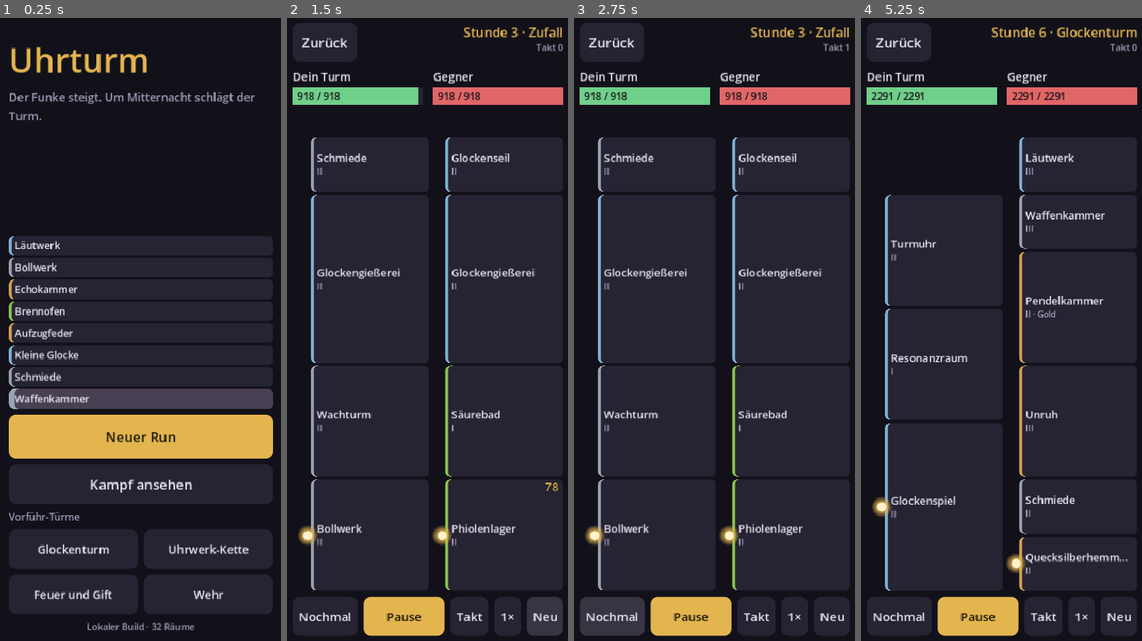
Above: before the commit, frames 1-4 (left to right).
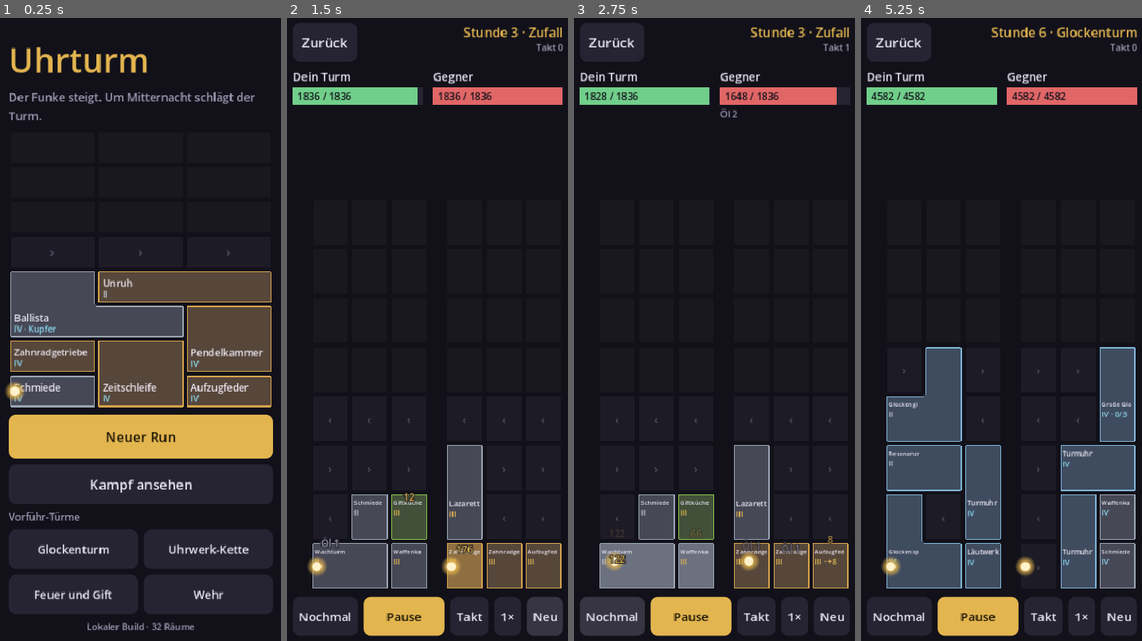
Above: after the commit, the same moments.

Repository: j4nric/auto-battle
Game: Godot game, scene res://scenes/main.tscn
Two runs of this game, one before a commit and one after it. Both use one fixed random seed, a clock stepped at 60 frames per second and the inputs below.
Inputs:
- Up to frame 1 (0.25 s): no input
- Up to frame 2 (1.5 s): click "Kampf ansehen" at 0.5 s; click "Neu" at 1.25 s
- Up to frame 3 (2.75 s): click "Nochmal" at 2 s
- Up to frame 4 (5.25 s): click "Nochmal" at 2.75 s; click "Nochmal" at 3.5 s; click "Zurück" at 4.25 s; click "Glockenturm" at 5 s

The runs differ from the first frame. In frame 1, 21% of the frame differs, in the area x 1-98%, y 35-63%; in frame 2, 29%; in frame 3, 29%; in frame 4, 33%, in the area x 3-99%, y 11-92%.
Error before the commit: Cannot call method 'queue_free' on a null value. (res://scripts/ui/tower_view.gd:240)

Commit message:
Start screen, "Kampf ansehen" and showcases use the grid
- The idle tower on the start screen is a grid (Uhrwerk-Kette showcase), the
  spark walks the snake path and lights the rooms it enters
- "Kampf ansehen" pits two random grid towers against each other
- The four showcases are hand-placed grid towers that build their recipes
  (Glockenspiel, Zeitschleife, Höllenküche)
- Room count on the start screen counts raster.json

Co-Authored-By: Claude Opus 5.5 <noreply@anthropic.com>
Claude-Session: https://claude.ai/code/session_01QwYqqhMmgv2Hvsj6QZ7XPB

Diff:
--- a/game/scripts/main.gd
+++ b/game/scripts/main.gd
@@ -1,13 +1,13 @@
 extends Control
-## Start screen: title, a small idle tower with the climbing spark, the way into a fight and the
-## build info. A long press on the title opens the debug menu (seed, hour, scenario).
+## Start screen: title, a small idle grid tower with the spark walking its snake path, the way
+## into a run or a fight and the build info. A long press on the title opens the debug menu (seed, hour, scenario).
 
 const TICK := 0.6
 const LONG_PRESS := 0.7
-## Room ids from the shared content file; names and guild colours come from res://data/content.json.
-const FLOORS := ["waffenkammer", "schmiede", "kleineGlocke", "feder", "brennofen", "echo", "bollwerk", "laeutwerk"]
-
-var floor_panels: Array[PanelContainer] = []
+## The idle tower is a showcase (UhrScenarios), shown with the rows it has at that hour.
+const DECO_SHOWCASE := 1
+
+var deco: GridView
 var spark := 0
 var debug_panel: PanelContainer
 var debug_seed := 1
@@ -41,16 +41,11 @@
 	col.add_child(title)
 	col.add_child(UhrStyle.label("Der Funke steigt. Um Mitternacht schlägt der Turm.", 15, UhrStyle.MUTED))
 
-	var tower := VBoxContainer.new()
-	tower.size_flags_vertical = Control.SIZE_EXPAND_FILL
-	tower.alignment = BoxContainer.ALIGNMENT_END
-	tower.add_theme_constant_override("separation", 3)
-	col.add_child(tower)
-	# Floor 0 is the foundation and sits at the bottom, so add from the top down.
-	for i in range(FLOORS.size() - 1, -1, -1):
-		var p := _floor_panel(UhrContent.room(FLOORS[i]))
-		tower.add_child(p)
-		floor_panels.push_front(p)
+	deco = GridView.new()
+	deco.size_flags_vertical = Control.SIZE_EXPAND_FILL
+	deco.mouse_filter = Control.MOUSE_FILTER_IGNORE
+	col.add_child(deco)
+	deco.setup(UhrScenarios.showcase_tower(DECO_SHOWCASE))
 
 	# The run is the 3-wide grid (ADR 0008). Saves of the old single column are no longer offered.
 	var saved := UhrRasterSession.saved_summary()
@@ -81,7 +76,7 @@
 		grid.add_child(b)
 	col.add_child(grid)
 
-	var rooms_total: int = UhrContent.data().rooms.size()
+	var rooms_total: int = UhrContent.raster().rooms.size()
 	var info := UhrStyle.label("%s · %d Räume" % [_build_info(), rooms_total], 12, UhrStyle.MUTED)
 	info.horizontal_alignment = HORIZONTAL_ALIGNMENT_CENTER
 	col.add_child(info)
@@ -91,6 +86,7 @@
 	timer.autostart = true
 	timer.timeout.connect(_on_tick)
 	add_child(timer)
+	await get_tree().process_frame
 	_light(0)
 
 
@@ -114,23 +110,22 @@
 
 
 func _on_tick() -> void:
-	spark = (spark + 1) % floor_panels.size()
+	var steps: int = deco._path_cells.size()
+	if steps == 0:
+		return
+	spark = (spark + 1) % steps
 	_light(spark)
 
 
+## Moves the spark to a step of the path and lights the room it enters.
 func _light(index: int) -> void:
-	for i in floor_panels.size():
-		var box: StyleBoxFlat = floor_panels[i].get_theme_stylebox("panel")
-		box.bg_color = UhrStyle.PANEL_LIT if i == index else UhrStyle.PANEL
-		box.border_width_left = 8 if i == index else 4
-
-
-func _floor_panel(room: Dictionary) -> PanelContainer:
-	var p := PanelContainer.new()
-	p.add_theme_stylebox_override("panel", UhrStyle.box(UhrStyle.PANEL, 6, 4, UhrStyle.guild_color(room.guild)))
-	p.custom_minimum_size.y = 26
-	p.add_child(UhrStyle.label(room.name, 13, UhrStyle.TEXT, false))
-	return p
+	deco.apply_frame({ "rooms": [], "sparks": [index] }, TICK * 0.8 if index > 0 else 0.0)
+	if deco._path_cells.is_empty():
+		return
+	var cell: Array = deco._path_cells[index]
+	var owner: int = UhrRasterTower._occupancy(deco.tower)[int(cell[1]) * UhrRasterTower.WIDTH + int(cell[0])]
+	if owner >= 0:
+		deco.flash(owner)
 
 
 ## build_info.json is written by CI right before the export; locally it is missing.
--- a/game/scripts/scenarios.gd
+++ b/game/scripts/scenarios.gd
@@ -1,28 +1,48 @@
 class_name UhrScenarios
 extends RefCounted
-## Fight setups for the combat screen until the run loop arrives (M3): a few showcase towers
-## and random matchups from a seed. Not game rules, only test setups; deterministic per seed.
+## Fight setups for "Kampf ansehen" and the showcase towers on the start screen: grid towers
+## (ADR 0008). Not game rules, only demo setups; deterministic per seed.
 
-## Integrity per hour, same table as HP_TABLE in lab/src/run/run.ts.
-const HP_TABLE := [80, 260, 555, 918, 1334, 1793, 2291, 2824, 3388, 3981, 4601, 5247, 5916, 6608]
-
+## Showcases: hand-placed grid towers. x/y is the cell of the room's first shape cell after
+## rotation (row 0 is the foundation), rot as in UhrContent.cells_of.
 const SHOWCASES := [
 	{ "name": "Glockenturm", "hour": 6, "rooms": [
-		{ "id": "glockenseil", "tier": 1 }, { "id": "kleineGlocke", "tier": 1 }, { "id": "grosseGlocke", "tier": 1 },
-		{ "id": "resonanz", "tier": 0 }, { "id": "turmuhr", "tier": 1 } ] },
+		{ "id": "kleineGlocke", "tier": 3, "x": 0, "y": 0 },
+		{ "id": "glockenseil", "tier": 3, "x": 1, "y": 0 },
+		{ "id": "laeutwerk", "tier": 3, "x": 2, "y": 0 },
+		{ "id": "grosseGlocke", "tier": 3, "x": 0, "y": 1, "rot": 1 },
+		{ "id": "turmuhr", "tier": 3, "x": 2, "y": 1 },
+		{ "id": "resonanz", "tier": 1, "x": 0, "y": 2 },
+		{ "id": "giesserei", "tier": 1, "x": 0, "y": 3 } ] },
 	{ "name": "Uhrwerk-Kette", "hour": 6, "rooms": [
-		{ "id": "schmiede", "tier": 1 }, { "id": "ballista", "tier": 1, "alloy": "kupfer" },
-		{ "id": "quecksilber", "tier": 0 }, { "id": "echo", "tier": 1 }, { "id": "feder", "tier": 1 } ] },
+		{ "id": "schmiede", "tier": 3, "x": 0, "y": 0 },
+		{ "id": "quecksilber", "tier": 1, "x": 1, "y": 0 },
+		{ "id": "feder", "tier": 3, "x": 2, "y": 0 },
+		{ "id": "zahnrad", "tier": 3, "x": 0, "y": 1 },
+		{ "id": "echo", "tier": 3, "x": 1, "y": 1 },
+		{ "id": "pendel", "tier": 3, "x": 2, "y": 1 },
+		{ "id": "ballista", "tier": 3, "x": 0, "y": 2, "alloy": "kupfer" },
+		{ "id": "unruh", "tier": 1, "x": 1, "y": 3 } ] },
 	{ "name": "Feuer und Gift", "hour": 6, "rooms": [
-		{ "id": "brennofen", "tier": 1 }, { "id": "giftkueche", "tier": 1 }, { "id": "salamander", "tier": 1 },
-		{ "id": "katalysator", "tier": 1 }, { "id": "phiolen", "tier": 0 } ] },
+		{ "id": "brennofen", "tier": 2, "x": 0, "y": 0 },
+		{ "id": "salamander", "tier": 2, "x": 1, "y": 0 },
+		{ "id": "katalysator", "tier": 2, "x": 2, "y": 0 },
+		{ "id": "giftkueche", "tier": 2, "x": 0, "y": 1 },
+		{ "id": "phiolen", "tier": 1, "x": 2, "y": 1, "rot": 1 },
+		{ "id": "destille", "tier": 1, "x": 0, "y": 2 },
+		{ "id": "rostkammer", "tier": 2, "x": 0, "y": 3 },
+		{ "id": "saeurebad", "tier": 1, "x": 1, "y": 3 } ] },
 	{ "name": "Wehr", "hour": 6, "rooms": [
-		{ "id": "schmiede", "tier": 1 }, { "id": "ballista", "tier": 1 }, { "id": "bollwerk", "tier": 1 },
-		{ "id": "lazarett", "tier": 0 } ] },
+		{ "id": "waffenkammer", "tier": 2, "x": 0, "y": 0 },
+		{ "id": "schmiede", "tier": 2, "x": 1, "y": 0 },
+		{ "id": "wachturm", "tier": 2, "x": 2, "y": 0 },
+		{ "id": "ballista", "tier": 2, "x": 0, "y": 1 },
+		{ "id": "bollwerk", "tier": 2, "x": 1, "y": 2 },
+		{ "id": "lazarett", "tier": 1, "x": 0, "y": 3 } ] },
 ]
 
 
-## A complete matchup. kind: "random" or a showcase index. Returns
+## A complete matchup: a showcase or, with showcase < 0, two random grid towers. Returns
 ## { title, hour, mine: tower, foe: tower, hp_mine, hp_foe, seed }.
 static func build(seed: int, showcase := -1, hour := 0) -> Dictionary:
 	var rng := UhrRng.new(UhrRng.hash_seed(["scenario", seed]))
@@ -30,44 +50,28 @@
 	var title: String
 	if showcase >= 0 and showcase < SHOWCASES.size():
 		var sc: Dictionary = SHOWCASES[showcase]
-		mine = _tower(sc.rooms.duplicate(true))
-		title = sc.name
 		if hour <= 0:
 			hour = int(sc.hour)
+		mine = showcase_tower(showcase, hour)
+		title = sc.name
 	else:
 		if hour <= 0:
 			hour = 3 + rng.next_int(8)
-		mine = random_tower(rng, hour)
+		mine = UhrRasterRun.generate_rival(UhrRng.hash_seed(["scenario-a", seed]), hour, 1.0).tower
 		title = "Zufall"
-	var foe := random_tower(rng, hour)
-	var hp: int = HP_TABLE[hour]
-	return { "title": title, "hour": hour, "mine": mine, "foe": foe, "hp_mine": hp, "hp_foe": hp, "seed": seed }
+	var foe: Dictionary = UhrRasterRun.generate_rival(UhrRng.hash_seed(["scenario-b", seed]), hour, 1.0)
+	var hp := UhrRasterRun.player_hp(hour)
+	return { "title": title, "hour": hour, "mine": mine, "foe": foe.tower, "hp_mine": hp, "hp_foe": int(foe.hp), "seed": seed }
 
 
-## Fills 8 floors, mostly from one guild, tiers growing with the hour.
-static func random_tower(rng: UhrRng, hour: int) -> Dictionary:
-	var shop: Array = UhrContent.data().rooms.filter(func(r: Dictionary) -> bool: return not r.get("fusion", false))
-	var guilds: Array = UhrContent.data().guilds.keys()
-	var guild: String = rng.pick(guilds)
-	var own: Array = shop.filter(func(r: Dictionary) -> bool: return r.guild == guild)
+## The showcase as a grid tower with the rows of the given hour, recipes already fused.
+static func showcase_tower(index: int, hour := 0) -> Dictionary:
+	var sc: Dictionary = SHOWCASES[index]
+	if hour <= 0:
+		hour = int(sc.hour)
 	var rooms: Array = []
-	var used := 0
-	var base := (hour - 1) / 3.0
-	for tries in 40:
-		if used >= UhrTower.BASE_FLOORS:
-			break
-		var def: Dictionary = rng.pick(own) if rng.chance(0.65) else rng.pick(shop)
-		# Distinct rooms only: in a run a duplicate upgrades the room instead of adding one.
-		if used + int(def.height) > UhrTower.BASE_FLOORS or rooms.any(func(x: Dictionary) -> bool: return x.id == def.id):
-			continue
-		var tier := mini(3, int(floorf(base + rng.next_float())))
-		var alloy: Variant = null
-		if hour >= 5 and rng.chance(0.15):
-			alloy = rng.pick(UhrContent.data().alloys).id
-		rooms.append({ "id": def.id, "tier": tier, "alloy": alloy })
-		used += int(def.height)
-	return _tower(rooms)
-
-
-static func _tower(rooms: Array) -> Dictionary:
-	return { "rooms": UhrTower.apply_fusions(rooms).rooms, "maxFloors": UhrTower.BASE_FLOORS }
+	for r in sc.rooms:
+		rooms.append({ "id": r.id, "tier": int(r.tier), "alloy": r.get("alloy", null),
+			"x": int(r.x), "y": int(r.y), "rot": int(r.get("rot", 0)) })
+	var t := UhrRasterTower.with_rooms(UhrRasterTower.empty_grid(UhrRasterTower.rows_for(hour)), rooms)
+	return UhrRasterTower.apply_fusions(t).tower
--- a/game/tests/test_scenarios.gd
+++ b/game/tests/test_scenarios.gd
@@ -1,5 +1,5 @@
 extends "res://tests/test_case.gd"
-## Combat screen setups: deterministic per seed, valid towers, every fight fully recorded.
+## Combat screen setups: deterministic per seed, valid grid towers, every fight fully recorded.
 
 
 func test_same_seed_same_setup() -> void:
@@ -7,22 +7,33 @@
 		check_eq(UhrScenarios.build(seed), UhrScenarios.build(seed), "seed %d" % seed)
 
 
-func test_towers_fit_and_fights_record_every_tick() -> void:
+func test_showcase_rooms_fit_their_cells() -> void:
+	for i in UhrScenarios.SHOWCASES.size():
+		var sc: Dictionary = UhrScenarios.SHOWCASES[i]
+		var t := UhrRasterTower.empty_grid(UhrRasterTower.rows_for(int(sc.hour)))
+		for r in sc.rooms:
+			check(UhrRasterTower.can_place(t, r.id, int(r.x), int(r.y), int(r.get("rot", 0))),
+				"%s: %s does not fit at %d,%d" % [sc.name, r.id, int(r.x), int(r.y)])
+			var rooms: Array = t.rooms.duplicate()
+			rooms.append({ "id": r.id, "tier": int(r.tier), "x": int(r.x), "y": int(r.y), "rot": int(r.get("rot", 0)) })
+			t = UhrRasterTower.with_rooms(t, rooms)
+
+
+func test_towers_are_grids_and_fights_record_every_tick() -> void:
 	for seed in 40:
 		for showcase in [-1, 0, 1, 2, 3]:
 			var s := UhrScenarios.build(seed, showcase)
 			for side in ["mine", "foe"]:
-				var used := UhrTower.floors_used(s[side].rooms)
-				check(used <= UhrTower.BASE_FLOORS and used > 0, "seed %d %s uses %d floors" % [seed, side, used])
+				check_eq(s[side].get("kind", ""), "grid", "seed %d %s is a grid" % [seed, side])
+				check(UhrRasterTower.used_cells(s[side]) > 0, "seed %d %s is empty" % [seed, side])
 			var res := UhrCombat.fight(s.mine, s.hp_mine, s.foe, s.hp_foe, true)
 			check_eq(res.frames.size(), int(res.ticks) + 1, "seed %d showcase %d frames" % [seed, showcase])
 			check(int(res.ticks) > 5, "seed %d showcase %d ends after %d ticks" % [seed, showcase, int(res.ticks)])
 
 
 func test_showcases_contain_their_fusion() -> void:
-	var bells := UhrScenarios.build(1, 0)
-	check(bells.mine.rooms.any(func(r: Dictionary) -> bool: return r.id == "glockenspiel"), "Glockenturm should fuse into a Glockenspiel")
-	var chain := UhrScenarios.build(1, 1)
-	check(chain.mine.rooms.any(func(r: Dictionary) -> bool: return r.id == "zeitschleife"), "Uhrwerk-Kette should fuse into a Zeitschleife")
-	var fire := UhrScenarios.build(1, 2)
-	check(fire.mine.rooms.any(func(r: Dictionary) -> bool: return r.id == "hoellenkueche"), "Feuer und Gift should fuse into a Höllenküche")
+	var expect := { 0: "glockenspiel", 1: "zeitschleife", 2: "hoellenkueche" }
+	for i in expect:
+		var t := UhrScenarios.showcase_tower(i)
+		check(t.rooms.any(func(r: Dictionary) -> bool: return r.id == expect[i]),
+			"%s should fuse into %s" % [UhrScenarios.SHOWCASES[i].name, expect[i]])
